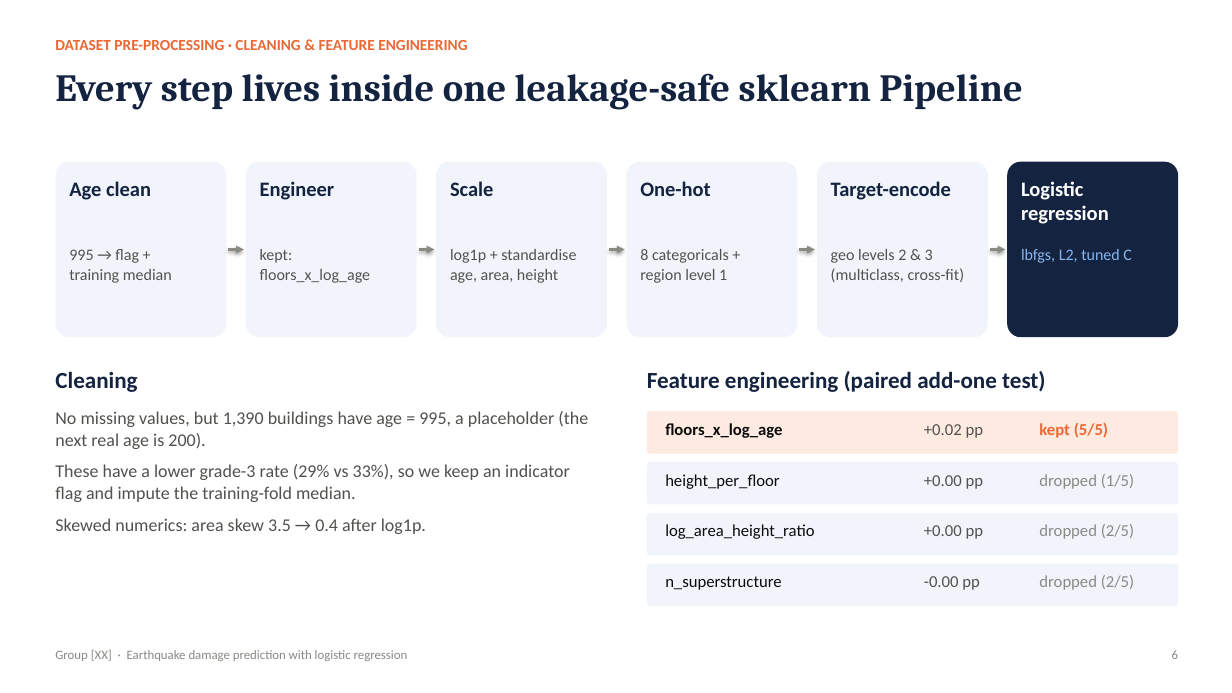
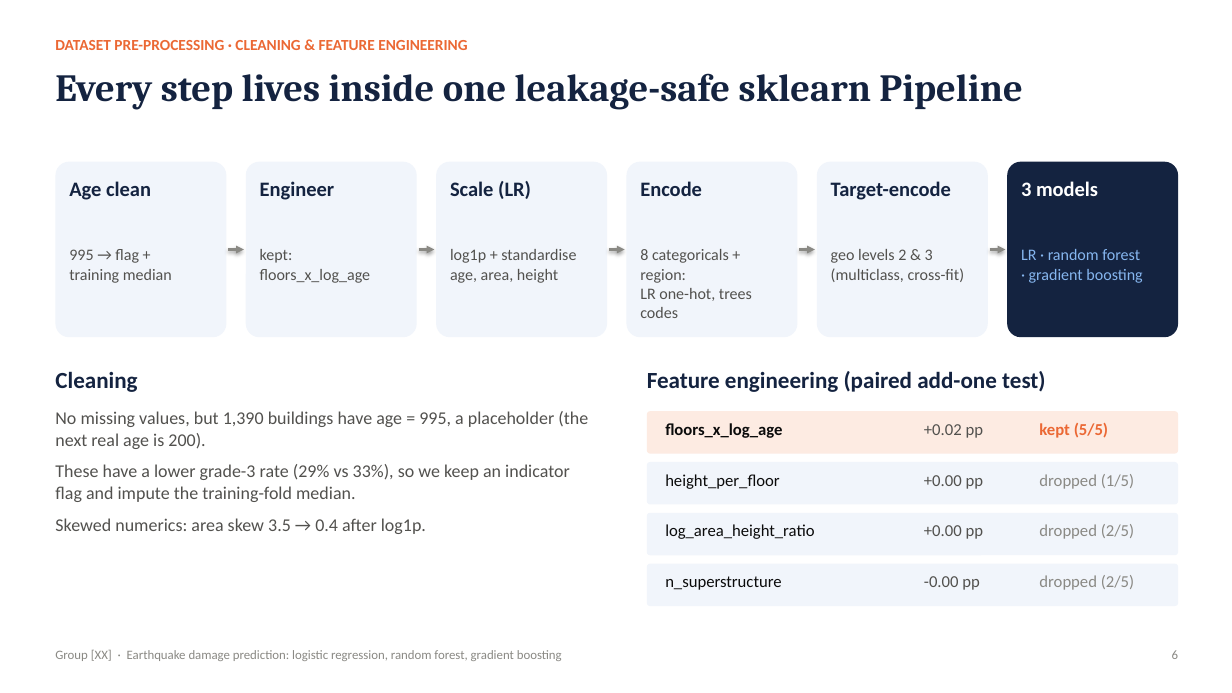
Before and after one commit to watersalamander/MH6810-Python-Project, a slide deck: slide 6 of slides/presentation.pptx. Drawn at 1232x693 pixels with LibreOffice and Linux fonts; fonts in the diff are those of the drawing. Boxes give left, top, right and bottom in pixels: in the first picture for what was removed or moved away, otherwise in the second. Text is boxed around its words. In the diff, an @@ line names an element or a change of style, - is before the commit and + after.

```diff
--- a/slides/presentation.pptx
+++ b/slides/presentation.pptx
@@ text at <box>450,181,531,199</box>: text changed @@
-Scale
+Scale (LR)
@@ text at <box>640,181,702,196</box>: text changed @@
-One-hot
+Encode
@@ text at <box>1021,181,1098,196</box>: text changed @@
-Logistic
-regression
+3 models
@@ text at <box>640,249,752,318</box>: text changed @@
-8 categoricals +
-region level 1
+8 categoricals + region:
+LR one-hot, trees codes
@@ text at <box>1021,249,1142,283</box>: text changed @@
-lbfgs, L2, tuned C
+LR · random forest
+· gradient boosting
@@ text at <box>55,650,562,661</box>: text changed @@
-Group [XX] · Earthquake damage prediction with logistic regression
+Group [XX] · Earthquake damage prediction: logistic regression, random forest, gradient boosting
```
Also in this commit, not shown: 13 other slides changed, 2 slides added, 1 slide removed, 22 other files.
